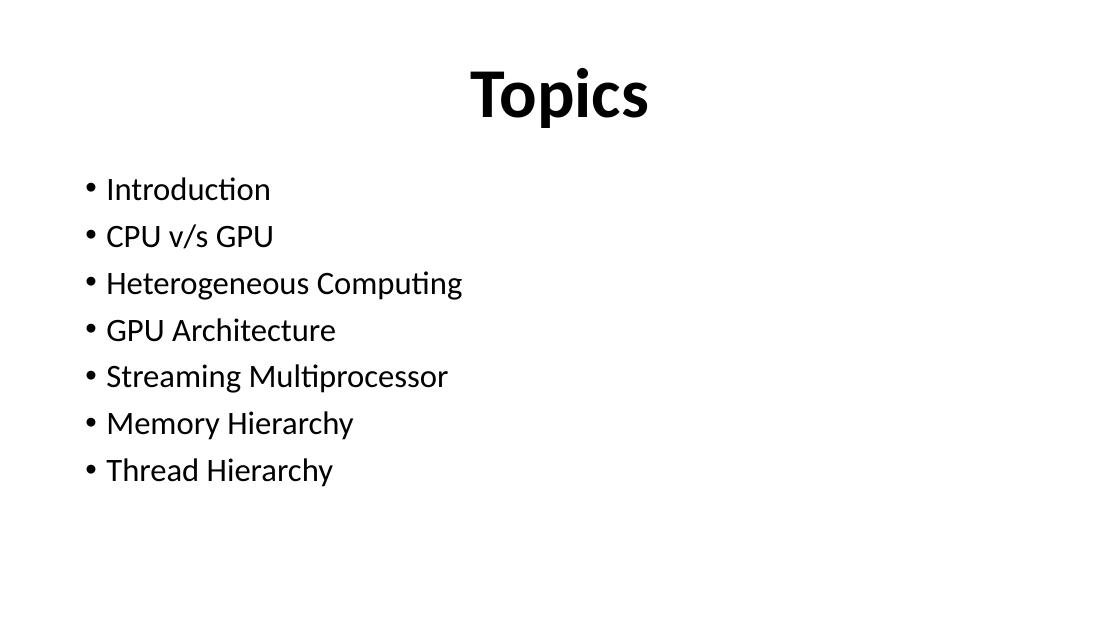
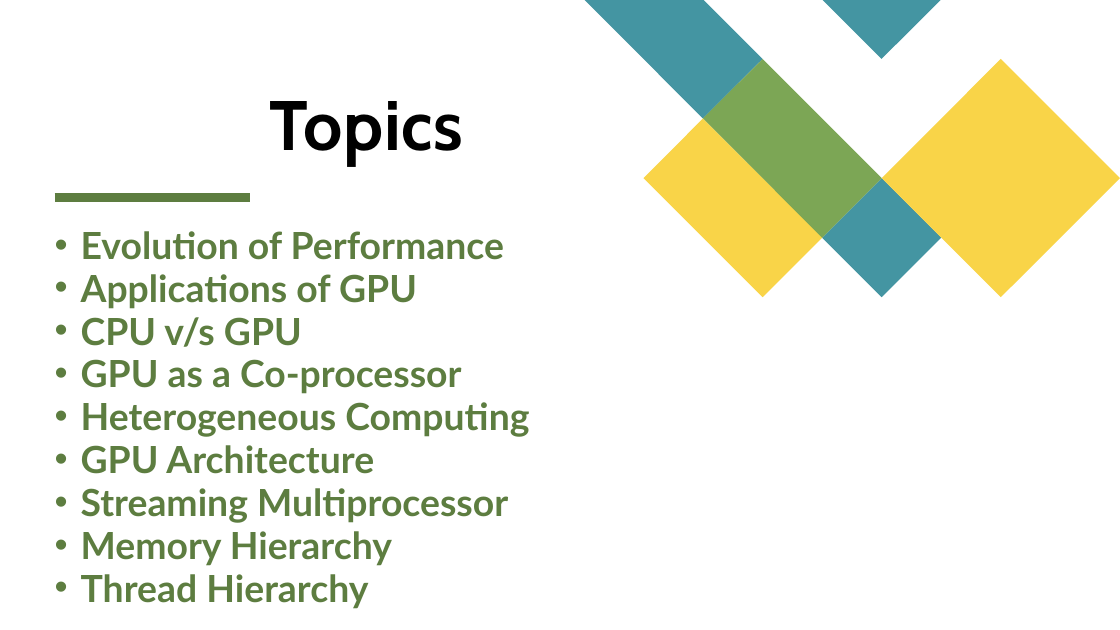
Before and after one commit to look4pritam/GPU-Computation, a slide deck: slide 2 of Presentations/GPU.pptx. Drawn at 1120x630 pixels with LibreOffice and Linux fonts; fonts in the diff are those of the drawing. Boxes give left, top, right and bottom in pixels: in the first picture for what was removed or moved away, otherwise in the second. Text is boxed around its words. In the diff, an @@ line names an element or a change of style, - is before the commit and + after.

```diff
--- a/Presentations/GPU.pptx
+++ b/Presentations/GPU.pptx
@@ title "Topics": place and size @@
-title "Topics" at (471,68,649,128)
+title "Topics" at (269,101,463,166)
@@ title "Topics" at (269,101,463,166): font Calibri to Cabin, letter spacing 0 to 0.5 pt; line spacing 0.9 to 0.8; vertical alignment middle to bottom @@
@@ group added at (585,0,1120,297): 5 freeform shapes @@
@@ line added from (55, 197) to (250, 197), #5D7D40 8 pt @@
@@ text "Evolution of Performance": place and size @@
-text "Evolution of Performance" at (106,177,463,487)
+text "Evolution of Performance" at (81,231,529,609)
@@ text at (81,231,504,309): text changed; size 28 to 32 pt; font Calibri to Lato; text colour #000000 to #5D7D40; bold on @@
-• Introduction
+• Evolution of Performance
+• Applications of GPU
@@ text at (81,317,529,609): size 28 to 32 pt, font Calibri to Lato, text colour #000000 to #5D7D40, bold on in "CPU v/s GPU", "Heterogeneous Computing", "GPU Architecture", "Streaming Multiprocessor" and 2 more places; indent changed; line spacing 0.9 to 0.8; less space between paragraphs @@
@@ text at (81,359,462,394): paragraph added @@
+• GPU as a Co-processor
```
Also in this commit, not shown: 9 other slides changed, 10 slides added, 3 slides removed.
